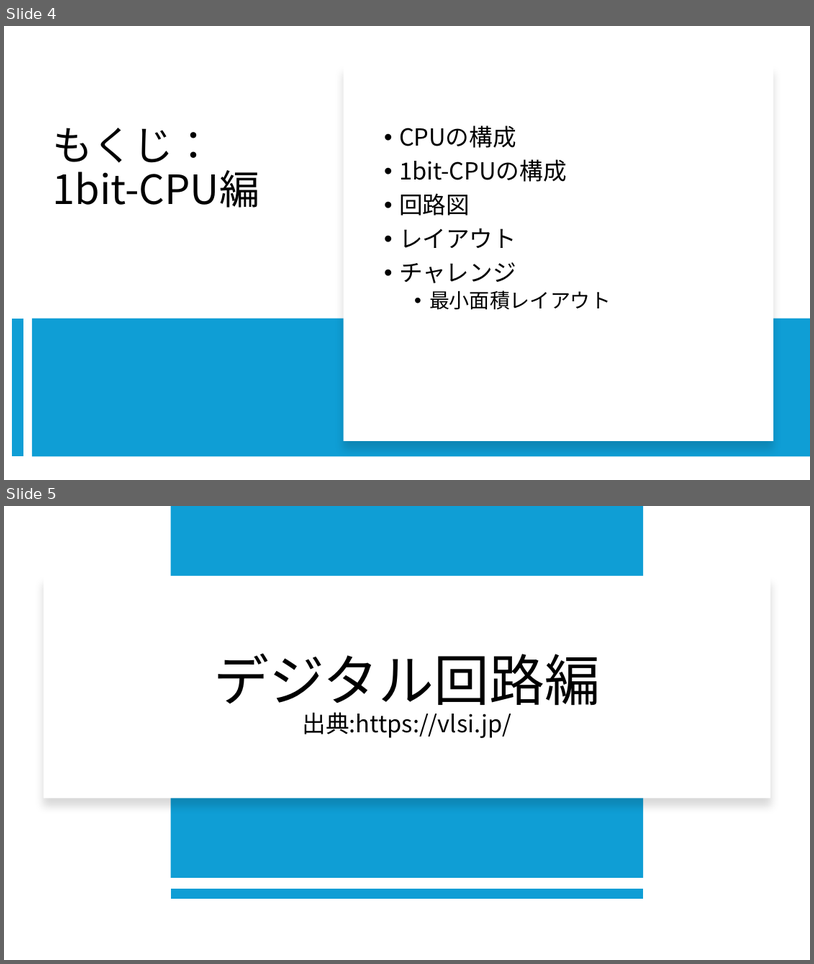
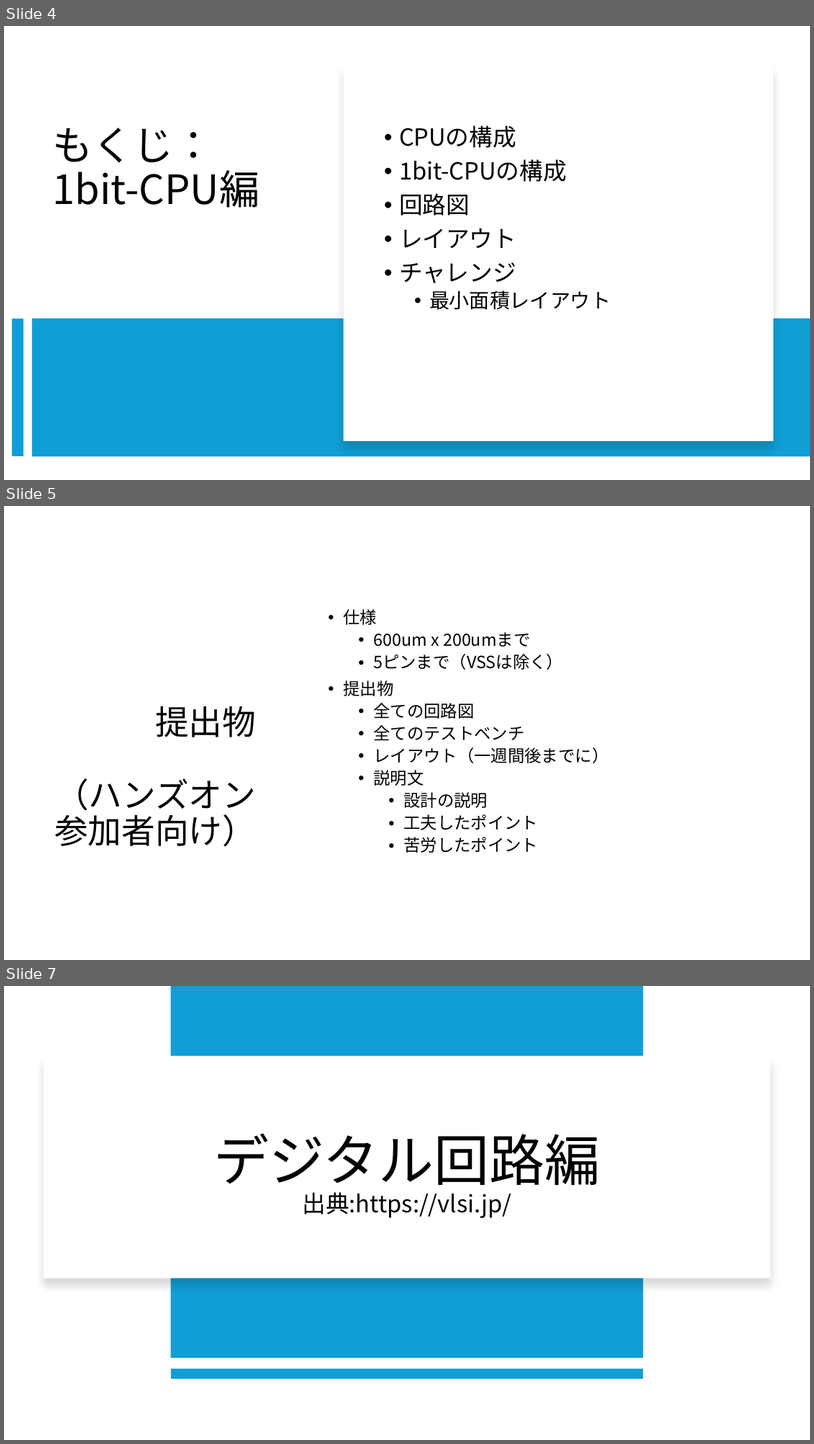
Before and after one commit to ishi-kai/openmpw-transistor-level-examples, a slide deck: TR10/docs/1bit-CPU_TR10.pptx. Shown one above the other, each under a label of ours: slides 4 and 5 before the commit, slides 4, 5 and 7 after it; the slides between them are not shown. The pictures are 814x964 and 814x1444 pixels, drawn with LibreOffice and Linux fonts; fonts in the diff are those of the drawing. Boxes give left, top, right and bottom in pixels: in the first picture for what was removed or moved away, otherwise in the second. Text is boxed around its words. In the diff, an @@ line names an element or a change of style, - is before the commit and + after.

```diff
--- a/TR10/docs/1bit-CPU_TR10.pptx
+++ b/TR10/docs/1bit-CPU_TR10.pptx
@@ slide 5 added at (4,506,810,960), background #FFFFFF @@
@@ text added at (343,609,609,852), 20 pt, text #000000 @@
+• 仕様
+  • 600um x 200umまで
+  • 5ピンまで（VSSは除く）
+• 提出物
+  • 全ての回路図
+  • 全てのテストベンチ
+  • レイアウト（一週間後までに）
+  • 説明文
+    • 設計の説明
+    • 工夫したポイント
+    • 苦労したポイント
@@ text added at (54,706,256,847), 40 pt, text #000000 @@
+提出物
+（ハンズオン
+参加者向け）
@@ what was slide 5 is now slide 7 @@
```
Also in this commit, not shown: 2 other slides added, 3 other files.
